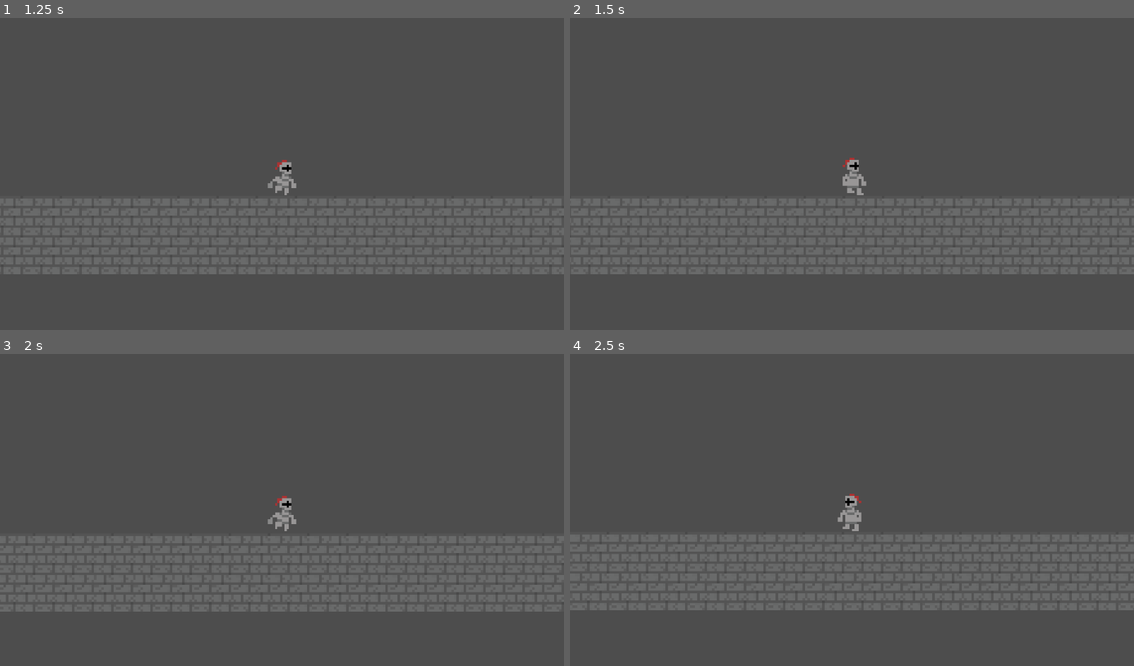
Above: before the commit, frames 1-4 (two rows, left to right).
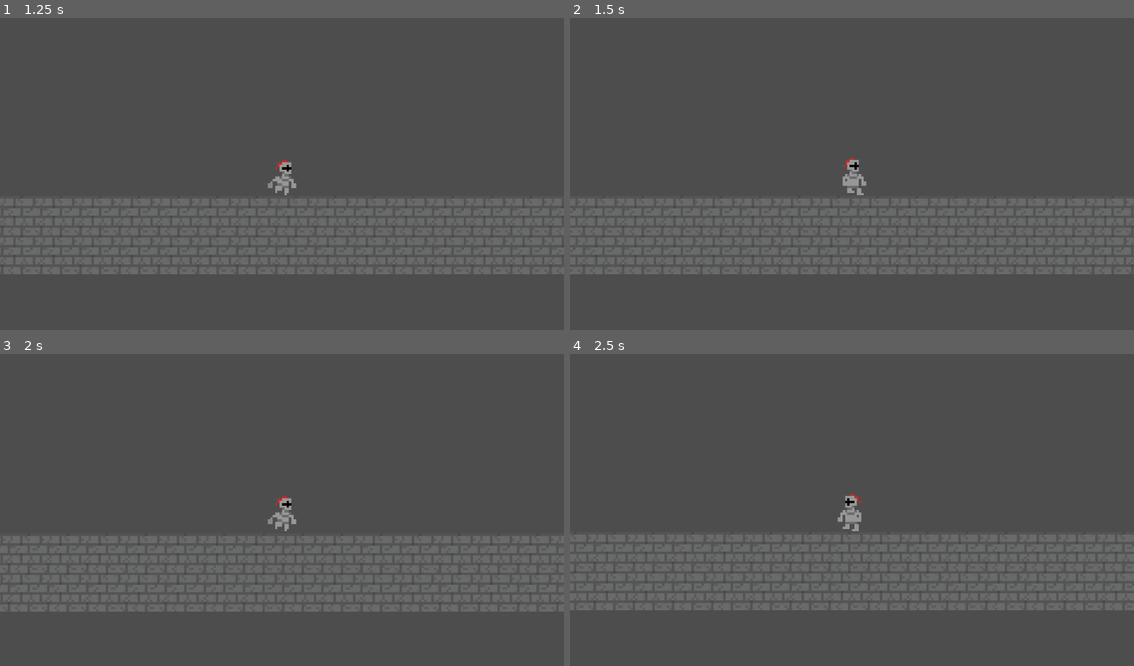
Above: after the commit, the same moments.

Repository: Owen-Harper25/Hollow-Clone
Game: Godot game, scene res://testmap.tscn
The game is run twice, just before and just after one commit, with the same random seed, the same clock (stepped at 60 frames per second) and the same inputs.
Inputs:
- Up to frame 1 (1.25 s): tap Enter at 0.5 s; hold D (right) from 0.53 s (still down); tap Shift (sprint, bound only after the commit) at 0.6 s; tap Space (jump) at 0.77 s
- Up to frame 2 (1.5 s): keep holding D (right); tap Shift (sprint, bound only after the commit) at 1.35 s
- Up to frame 3 (2 s): keep holding D (right); tap Space (jump) at 1.52 s
- Up to frame 4 (2.5 s): release D (right) at 2.03 s; hold A (left) from 2.03 s (still down); tap Shift (sprint, bound only after the commit) at 2.1 s

Frame 1 is identical in both runs. In frame 2, less than 0.1% of the frame differs, in the area x 0-100%, y 57-83%; in frame 3, less than 0.1%; in frame 4, less than 0.1%.

Commit message:
Sprinting

Diff:
--- a/player.gd
+++ b/player.gd
@@ -29,7 +29,7 @@
 @export var JOYSTICK_MOVEMENT := false
 
 ## Enable/Disable sprinting
-@export var ENABLE_SPRINT := false
+@export var ENABLE_SPRINT := true
 ## Enable/Disable Wall Jumping
 @export var ENABLE_WALL_JUMPING := false
 
--- a/player.tscn
+++ b/player.tscn
@@ -104,7 +104,6 @@
 hframes = 7
 
 [node name="CollisionShape2D" type="CollisionShape2D" parent="."]
-modulate = Color(0, 0, 1, 1)
 position = Vector2(0, 0.33333334)
 shape = SubResource("CapsuleShape2D_hqtel")
 
--- a/project.godot
+++ b/project.godot
@@ -41,7 +41,7 @@
 , Object(InputEventKey,"resource_local_to_scene":false,"resource_name":"","device":-1,"window_id":0,"alt_pressed":false …(182 unchanged characters)…
 ]
 }
-dash={
+sprint={
 "deadzone": 0.2,
 "events": [Object(InputEventKey,"resource_local_to_scene":false,"resource_name":"","device":-1,"window_id":0,"alt_press …(195 unchanged characters)…
 , Object(InputEventJoypadButton,"resource_local_to_scene":false,"resource_name":"","device":-1,"button_index":0,"pressure":0.0,"pressed":true,"script":null)
